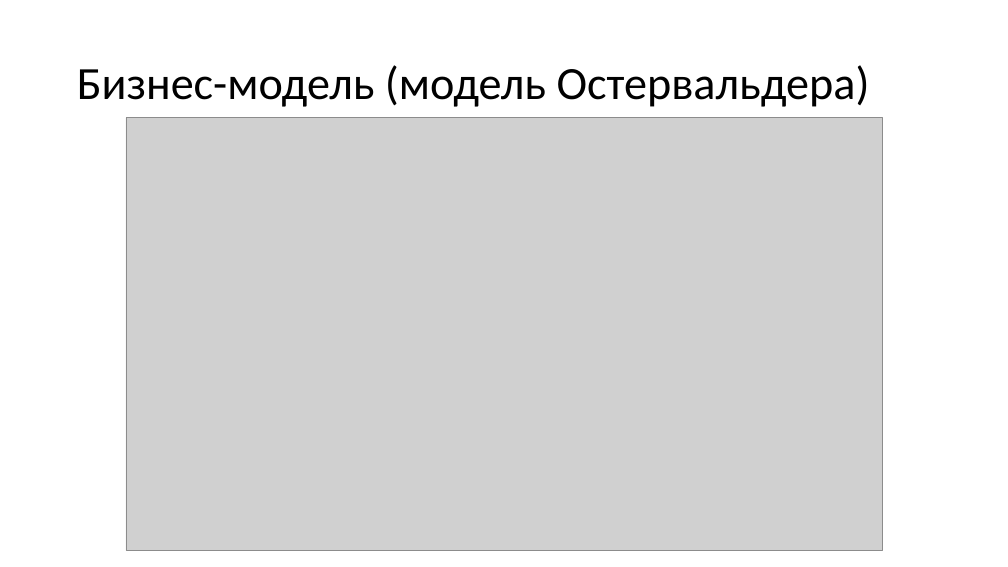
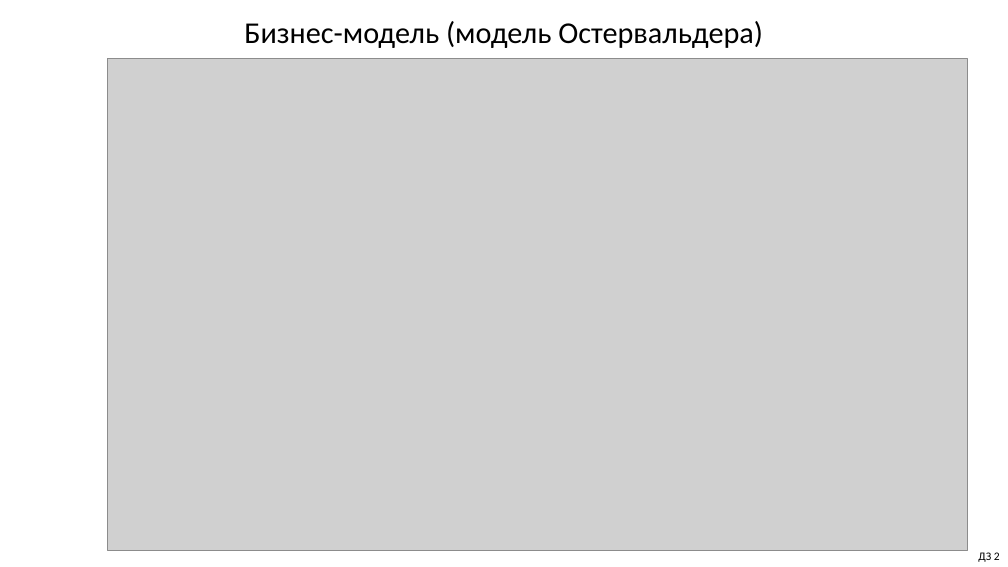
Before and after one commit to alexander-lis/otus, a slide deck: slide 3 of Enterprise Architect/Презентация.pptx. Drawn at 1008x567 pixels with LibreOffice and Linux fonts; fonts in the diff are those of the drawing; grey boxes stand for pictures. Boxes give left, top, right and bottom in pixels: in the first picture for what was removed or moved away, otherwise in the second. Text is boxed around its words. In the diff, an @@ line names an element or a change of style, - is before the commit and + after.

```diff
--- a/Enterprise Architect/Презентация.pptx
+++ b/Enterprise Architect/Презентация.pptx
@@ title "Бизнес-модель (модель Остервальдера)": place and size @@
-title "Бизнес-модель (модель Остервальдера)" at box(77, 65, 870, 107)
+title "Бизнес-модель (модель Остервальдера)" at box(244, 21, 763, 48)
@@ title "Бизнес-модель (модель Остервальдера)" at box(244, 21, 763, 48): size 44 to 28.8 pt; alignment left to centre @@
@@ picture: place and size @@
-picture at box(126, 118, 882, 551)
+picture at box(108, 59, 968, 551)
@@ text added at box(978, 552, 1000, 562), 11 pt, text #000000 @@
+ДЗ 2
```
Also in this commit, not shown: 1 other slide changed, 1 slide added, 4 other files.
